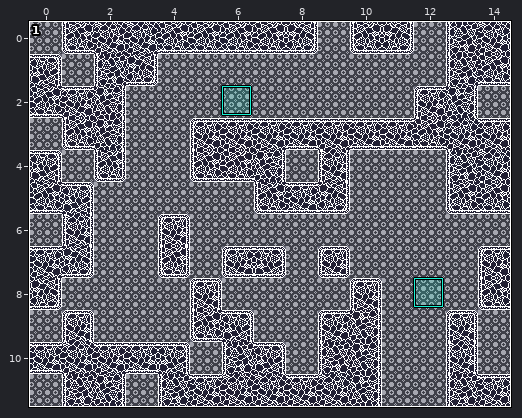
LDtk project: src/assets/levels/Scott.ldtk. The first picture is a wide view before the edit; the outline marks the close-up.
Close-up. Old version:
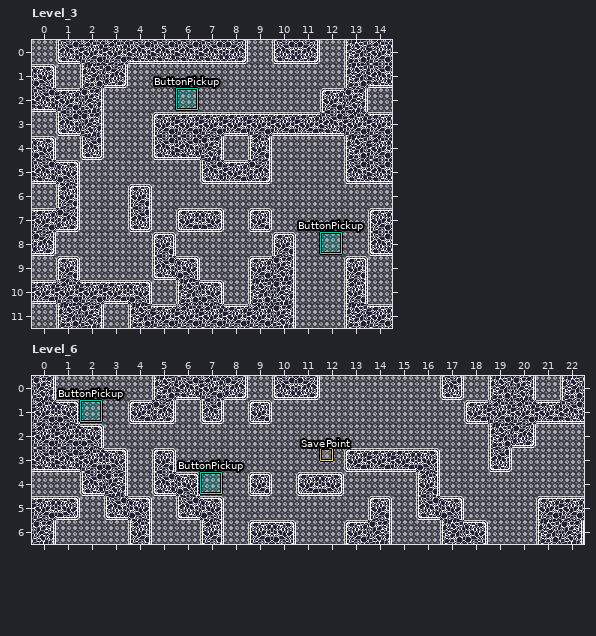
Cells are 32x32 px. Shown: Level_3 x 0..14, y 0..11; Level_6 x 0..22, y 0..6. The commit also changed other parts of the map, which this record leaves out.
And afterwards:
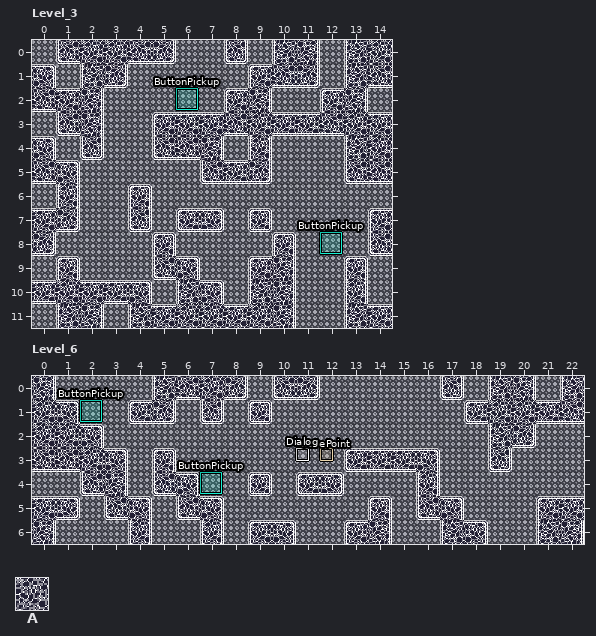
Key: from "Level": A 1.
_ is an empty cell.
Objects are placed by their top-left corner, in cells (3,4 is the top-left corner of cell 3,4); size is 1x1 cell unless given.
Difference:
{"where": "layer \"Level\", Level_3"}
{"y":0,"x":6,"old":"AA","new":"__"}
{"y":1,"x":9,"old":"___","new":"AAA"}
{"y":2,"x":8,"old":"__","new":"AA"}
{"where": "layer \"Entities\", Level_6"}
{"now": "\"Dialog\" rectangle at 11,3 size 0.5x0.5"}
